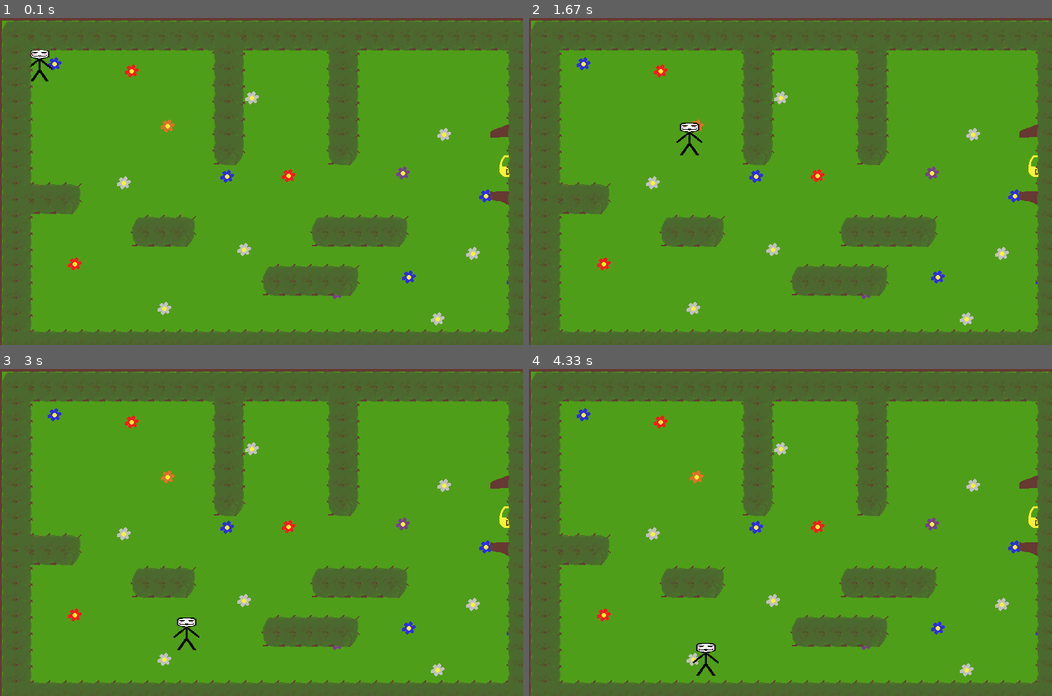
Above: before the commit, frames 1-4 (two rows, left to right).
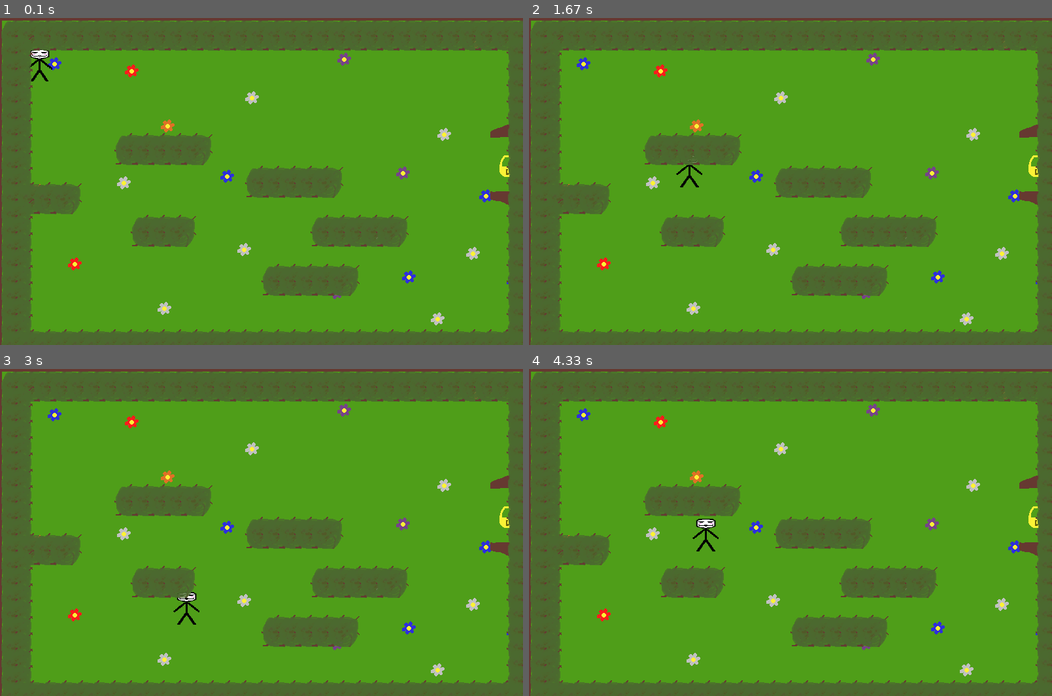
Above: after the commit, the same moments.

Repository: Aiizbar/PyGame_UL_Platformer
Game: pygame game, started from GAME.py
Two runs of this game, one before a commit and one after it. Both use one fixed random seed, a clock stepped at 60 frames per second and the inputs below.
Inputs:
- Up to frame 1 (0.1 s): no input
- Up to frame 2 (1.67 s): tap Space at 0.33, 0.67, 1.07, 1.37, 1.57 s; hold D 1-1.47 s; hold D from 1.5 s (still down)
- Up to frame 3 (3 s): tap Space at 1.87, 2.07, 2.4, 2.7, 2.83 s; release D at 1.97 s; hold S 2-2.3 s; hold A 2.33-2.73 s; hold D from 2.77 s (still down)
- Up to frame 4 (4.33 s): tap Space at 3.13, 3.5, 3.9, 4.2 s; release D at 3.4 s; hold S 3.43-3.8 s; hold A 3.83-4.3 s

The runs differ from the first frame. In frame 1, 7.1% of the frame differs, in the area x 21-69%, y 5-55%; in frame 2, 7.3%; in frame 3, 7.5%; in frame 4, 7.5%, in the area x 21-69%, y 5-94%.

Commit message:
Добавление Прыжка

Diff:
--- a/GAME.py
+++ b/GAME.py
@@ -6,15 +6,15 @@
 pygame.init()
 level = [
        "--------------------------------",
-       "-            -      -          -",
-       "-            -      -          -",
-       "-            -      -          -",
-       "-            -      -          -",
-       "-            -      -          -",
-       "-            -      -          -",
-       "-            -      -          -",
        "-                              -",
        "-                              -",
+       "-                              -",
+       "-                              -",
+       "-                              -",
+       "-                              -",
+       "-      -----                   -",
+       "-                              -",
+       "-              -----           -",
        "----                           -",
        "-                              -",
        "-       ---        -----       -",
@@ -37,8 +37,8 @@
         self.speed = 5
         self.key_invent = False
         self.image_hero_list = [
-            pygame.image.load('anonimus1.png'),
-            pygame.image.load('anonimus2.png')]
+            pygame.image.load('../IMAGE_GAME/IMAGE_HERO_D/anonimus1.png'),
+            pygame.image.load('../IMAGE_GAME/IMAGE_HERO_D/anonimus2.png')]
         self.image_hero_list[0] = pygame.transform.scale(self.image_hero_list[0], (40, 50))
         self.image_hero_list[1] = pygame.transform.scale(self.image_hero_list[1], (40, 50))
 
@@ -50,6 +50,8 @@
         self.yvel = 0  # скорость вертикального перемещения
         self.onGround = False  # определяющая на земле мы или нет
         self.gravity(True)
+        self.jump_time = 0
+        self.stop_jump = True
 
     def move(self, keys):
         if keys[pygame.K_ESCAPE]:
@@ -58,7 +60,7 @@
             self.onGround = False
         if keys[pygame.K_SPACE]:
             if self.onGround:
-                self.jump()
+                self.stop_jump = False
         if keys[pygame.K_d]:
             self.x_hero += self.speed
         elif keys[pygame.K_a]:
@@ -116,9 +118,13 @@
             self.onGround = True
             self.yvel = 1
 
-    def jump(self):
-        for i in range(10):
+    def jump(self, stop):
+        if stop == True and self.stop_jump == False:
             self.y_hero -= 10
+            self.jump_time += 1
+            if self.jump_time == 15:
+                self.jump_time = 0
+                self.stop_jump = True
 
 
 
@@ -127,9 +133,9 @@
 t = 0
 size = (800, 500)
 screen = pygame.display.set_mode(size)
-bg = pygame.image.load('MAP1.png')
-key = pygame.image.load('KEY.png')
-passage = pygame.image.load('EXIT.png')
+bg = pygame.image.load('../IMAGE_GAME/IMAGE_MAP/MAP1.png')
+key = pygame.image.load('../IMAGE_GAME/IMAGE_MAP/KEY.png')
+passage = pygame.image.load('../IMAGE_GAME/IMAGE_MAP/EXIT.png')
 a = Game(size, screen)
 clock = pygame.time.Clock()
 run = 1
@@ -171,6 +177,7 @@
         a.move(keys)
     # здесь передаем значение методу гравити(просто что бы работало)
     a.gravity(True)
+    a.jump(True)
     screen.blit(a.image_hero, (a.x_hero, a.y_hero))
     entities.draw(screen)
     a.update(entities)
